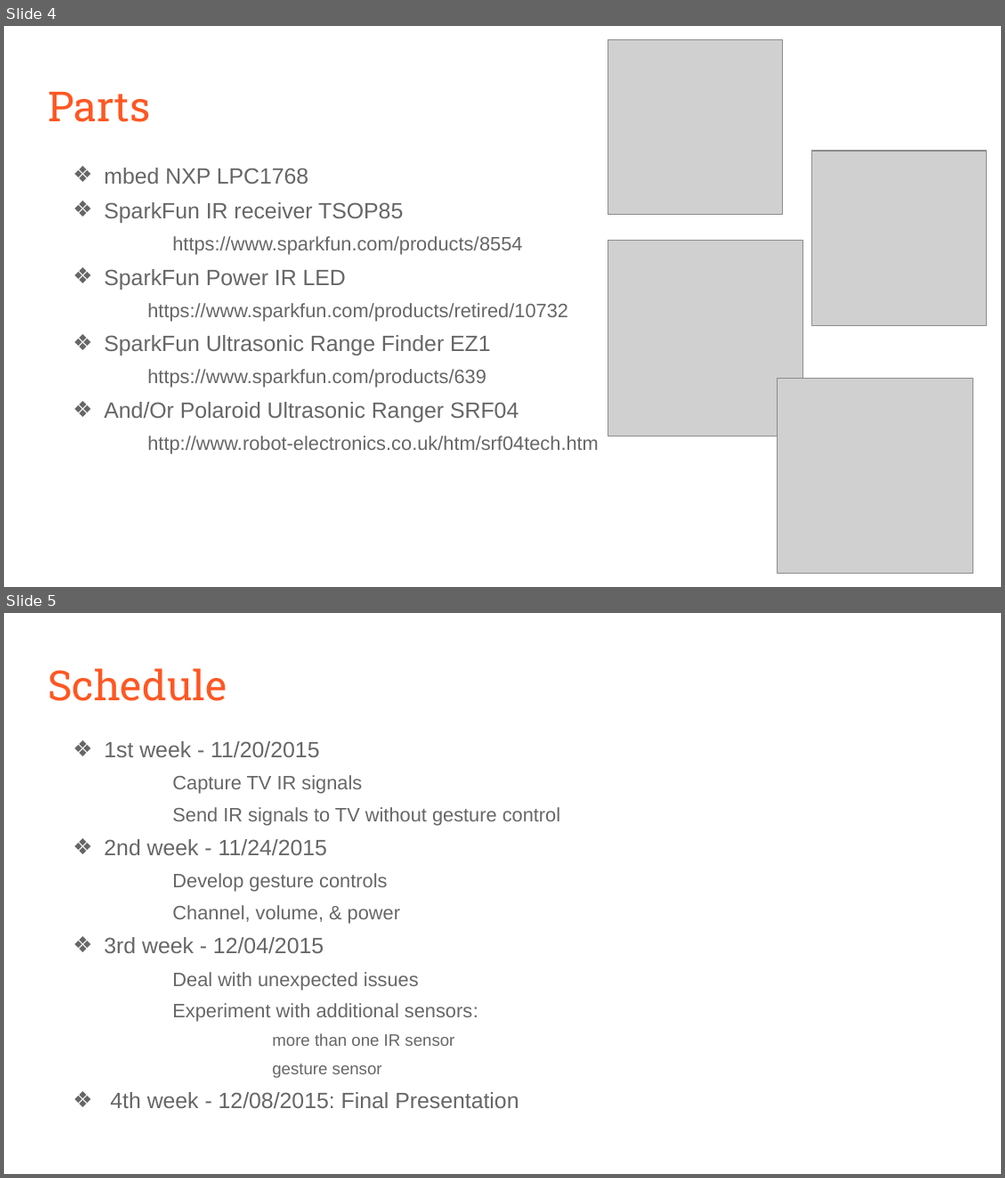
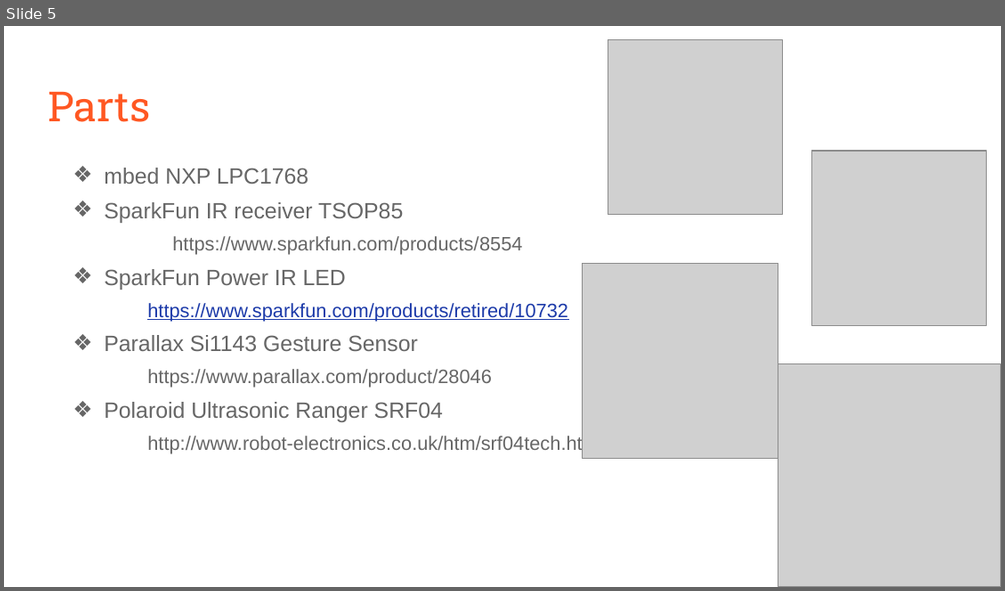
Before and after one commit to CardenB/gesture_remote, a slide deck: Gesture Remote Control.pptx. Shown one above the other, each under a label of ours: slides 4 and 5 before the commit, slide 5 after it. The pictures are 1005x1178 and 1005x591 pixels, drawn with LibreOffice and Linux fonts; fonts in the diff are those of the drawing; grey boxes stand for pictures. Boxes give left, top, right and bottom in pixels: in the first picture for what was removed or moved away, otherwise in the second. Text is boxed around its words. In the diff, an @@ line names an element or a change of style, - is before the commit and + after.

```diff
--- a/Gesture Remote Control.pptx
+++ b/Gesture Remote Control.pptx
@@ slide 5 removed at bbox=[4, 613, 1001, 1174], background #FFFFFF @@
@@ title removed at bbox=[48, 668, 226, 701] @@
-Schedule
@@ text removed at bbox=[104, 741, 560, 1108] @@
-❖ 1st week - 11/20/2015
-Capture TV IR signals
-Send IR signals to TV without gesture control
-❖ 2nd week - 11/24/2015
-    Develop gesture controls
-    Channel, volume, & power
-❖ 3rd week - 12/04/2015
-  Deal with unexpected issues
-  Experiment with additional sensors:
-  more than one IR sensor
-  gesture sensor
-❖ 4th week - 12/08/2015: Final Presentation
@@ what was slide 4 is now slide 5 @@
@@ slide 5 changed as well @@
@@ picture: place and size @@
-picture at bbox=[777, 378, 972, 573]
+picture at bbox=[582, 264, 777, 459]
@@ picture removed at bbox=[608, 240, 803, 435] @@
@@ text at bbox=[147, 303, 568, 321]: text colour #666666 to #1C3AA9, underline on in "https://www.sparkfun.com/products/retired/10732" @@
@@ text at bbox=[104, 335, 492, 422]: text changed @@
-❖ SparkFun Ultrasonic Range Finder EZ1
-  https://www.sparkfun.com/products/639
-❖ And/Or Polaroid Ultrasonic Ranger SRF04
+❖ Parallax Si1143 Gesture Sensor
+  https://www.parallax.com/product/28046
+❖ Polaroid Ultrasonic Ranger SRF04
@@ picture added at bbox=[778, 364, 1001, 586] @@
```
Also in this commit, not shown: 3 other slides changed, 1 slide added, 1 other file.
